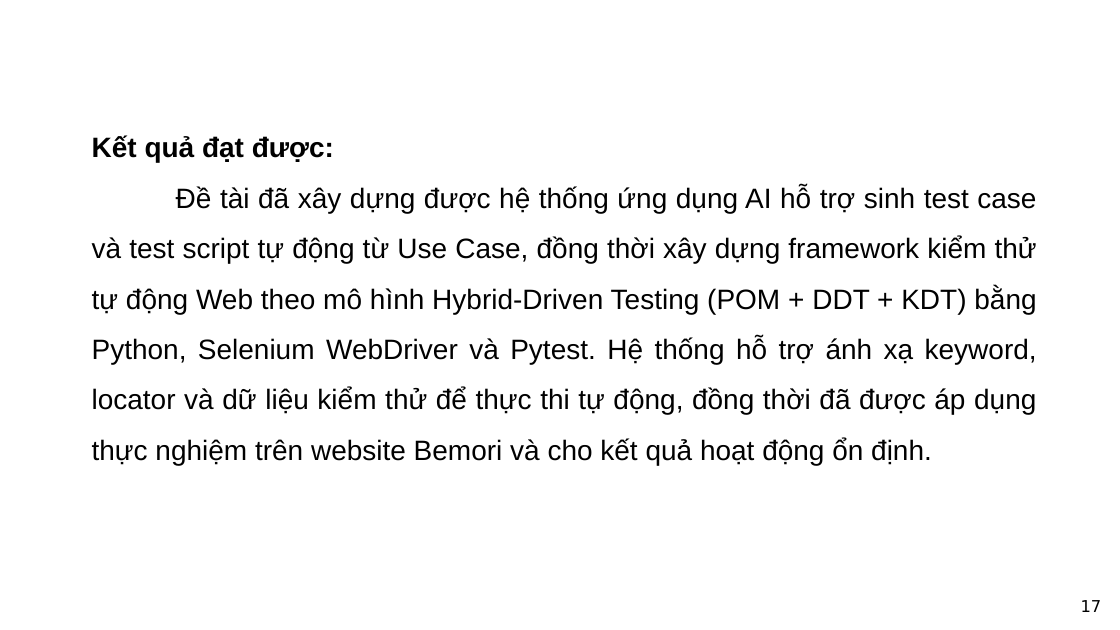
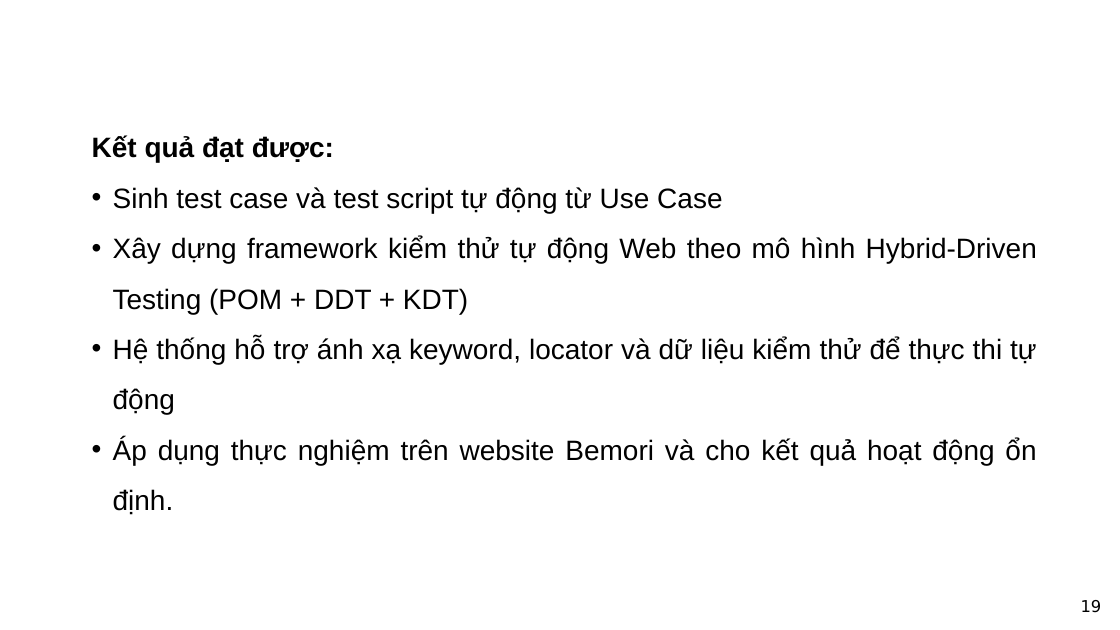
Before and after one commit to LeThiAnh06042004/DoAn4, a slide deck: slide 19 of docs/Đồ án tốt nghiệp/12522012_LeThiAnh_PPThuyetTrinh_V2.pptx (slide 17 before the commit). Drawn at 1120x630 pixels with LibreOffice and Linux fonts; fonts in the diff are those of the drawing; background and template pictures are left out. Boxes give left, top, right and bottom in pixels: in the first picture for what was removed or moved away, otherwise in the second. Text is boxed around its words. In the diff, an @@ line names an element or a change of style, - is before the commit and + after.

```diff
--- a/docs/Đồ án tốt nghiệp/12522012_LeThiAnh_PPThuyetTrinh_V2.pptx
+++ b/docs/Đồ án tốt nghiệp/12522012_LeThiAnh_PPThuyetTrinh_V2.pptx
@@ text at <box>113,187,1037,515</box>: text changed @@
-Đề tài đã xây dựng được hệ thống ứng dụng AI hỗ trợ sinh test case và test script tự động từ Use Case, đồng thời xây dựng framework kiểm thử tự động Web theo mô hình Hybrid-Driven Testing (POM + DDT + KDT) bằng Python, Selenium WebDriver và Pytest. Hệ thống hỗ trợ ánh xạ keyword, locator và dữ liệu kiểm thử để thực thi tự động, đồng thời đã được áp dụng thực nghiệm trên website Bemori và cho kết quả hoạt động ổn định.
+• Sinh test case và test script tự động từ Use Case
+• Xây dựng framework kiểm thử tự động Web theo mô hình Hybrid-Driven Testing (POM + DDT + KDT)
+• Hệ thống hỗ trợ ánh xạ keyword, locator và dữ liệu kiểm thử để thực thi tự động
+• Áp dụng thực nghiệm trên website Bemori và cho kết quả hoạt động ổn định.
@@ page number at <box>1081,600,1102,613</box>: text changed @@
-17
+19
```
Also in this commit, not shown: 10 other slides changed, 3 slides added, 2 slides removed, 16 other files.
